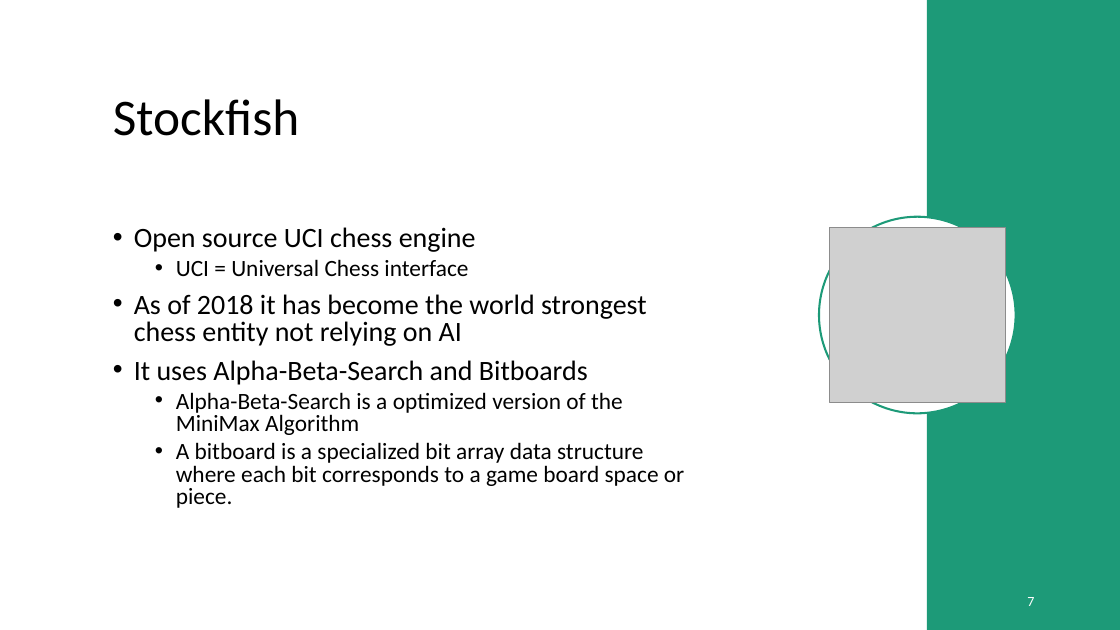
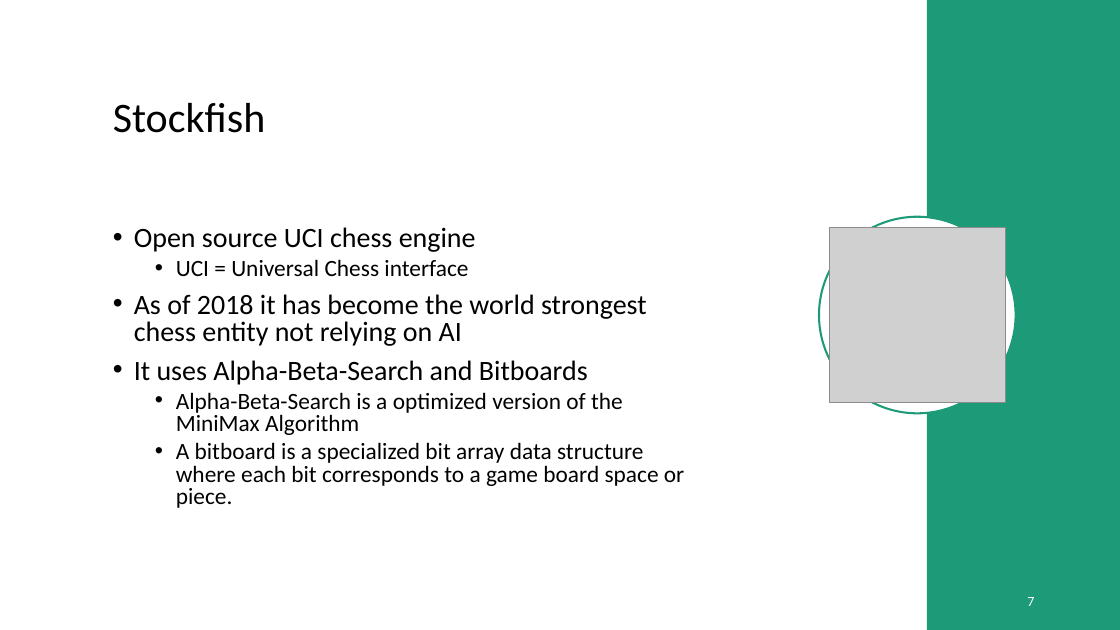
Before and after one commit to Brebeck-Jan/chessmaster, a slide deck: slide 7 of Präsentationen/Zwischen_Präse/Chessmaster_Zwischenpräsentation_Andreas_Jan_Niklas_Thorsten.pptx. Drawn at 1120x630 pixels with LibreOffice and Linux fonts; fonts in the diff are those of the drawing; grey boxes stand for pictures. Boxes give left, top, right and bottom in pixels: in the first picture for what was removed or moved away, otherwise in the second. Text is boxed around its words. In the diff, an @@ line names an element or a change of style, - is before the commit and + after.

```diff
--- a/Präsentationen/Zwischen_Präse/Chessmaster_Zwischenpräsentation_Andreas_Jan_Niklas_Thorsten.pptx
+++ b/Präsentationen/Zwischen_Präse/Chessmaster_Zwischenpräsentation_Andreas_Jan_Niklas_Thorsten.pptx
@@ title "Stockfish" at [113,103,266,133]: size 44 to 36 pt @@
```
Also in this commit, not shown: 2 other slides changed.
